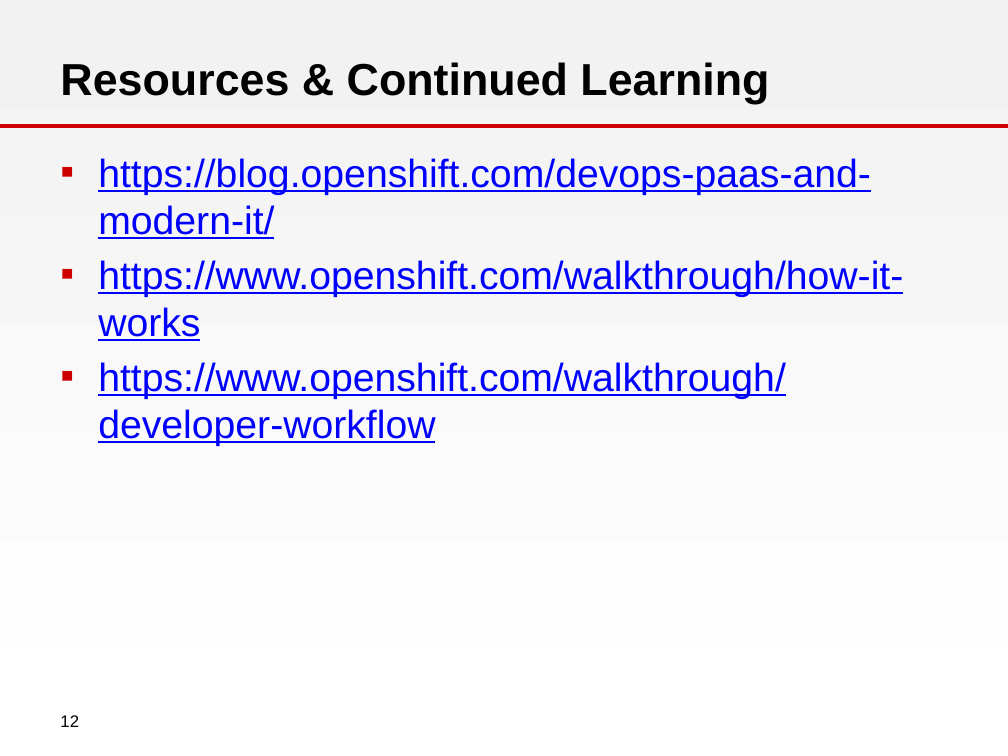
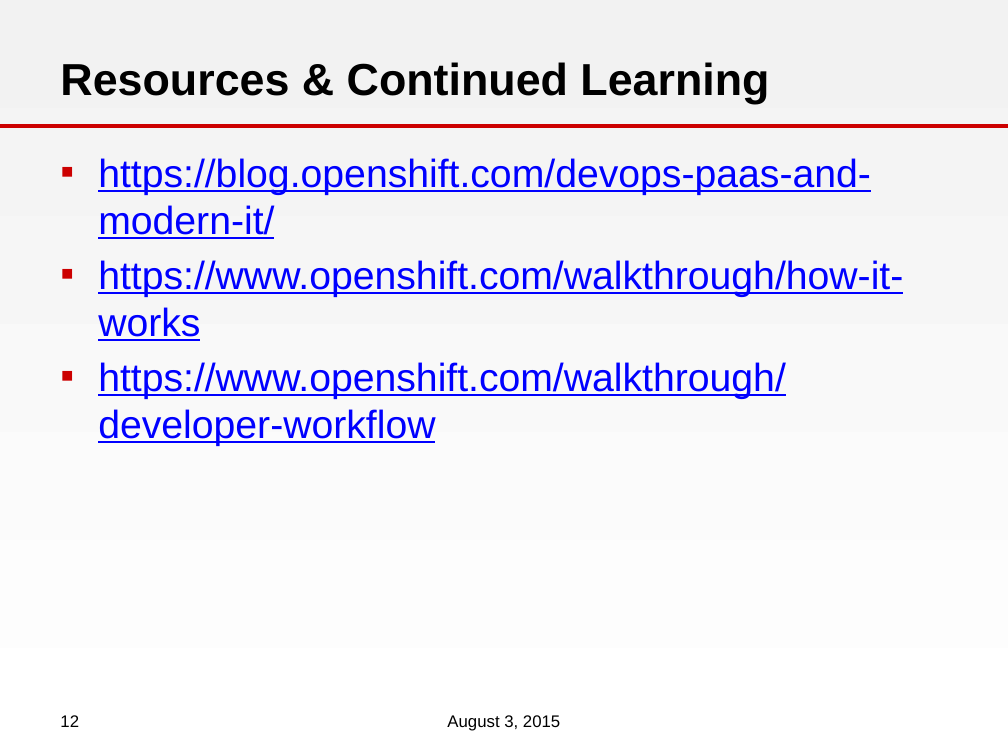
Before and after one commit to rstroop/nch-bootcamp, a slide deck: slide 12 of presentations/OpenShift/OpenShift_ACB_Presentation-2015.pptx. Drawn at 1008x756 pixels with LibreOffice and Linux fonts; fonts in the diff are those of the drawing; background and template pictures are left out. Boxes give left, top, right and bottom in pixels: in the first picture for what was removed or moved away, otherwise in the second. Text is boxed around its words. In the diff, an @@ line names an element or a change of style, - is before the commit and + after.

```diff
--- a/presentations/OpenShift/OpenShift_ACB_Presentation-2015.pptx
+++ b/presentations/OpenShift/OpenShift_ACB_Presentation-2015.pptx
@@ text added at bbox=[447, 715, 560, 731], 12 pt, text #000000 @@
+August 3, 2015
```
Also in this commit, not shown: 8 other slides changed, 1 other file.
